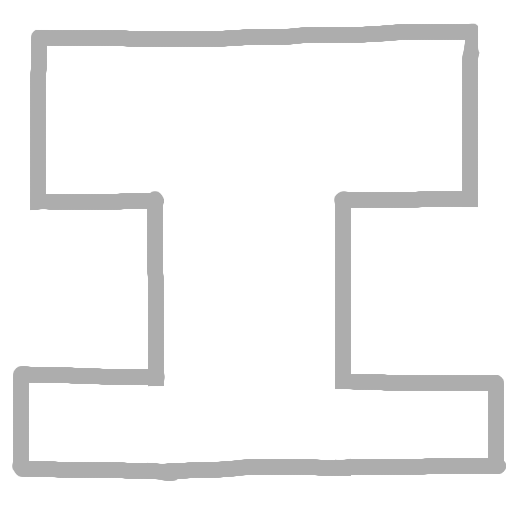
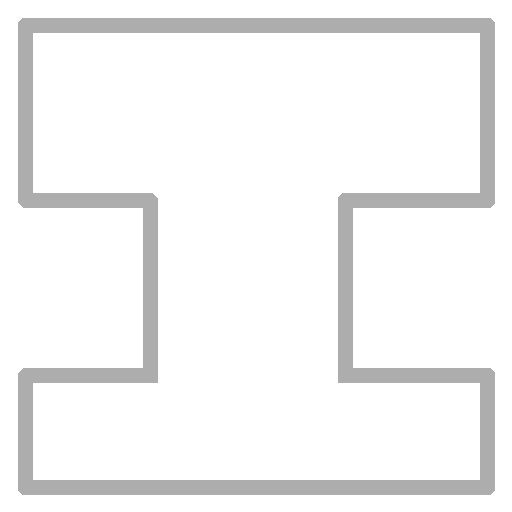
Layered file, before and after one edit (512x512). Changes by layer:
added layer "Layer #3" above "Layer #1" over [18, 18, 495, 495]
hid "Layer #1", painted on it over [12, 23, 506, 481]
hid "Layer #2", painted on it over [23, 31, 493, 473]
